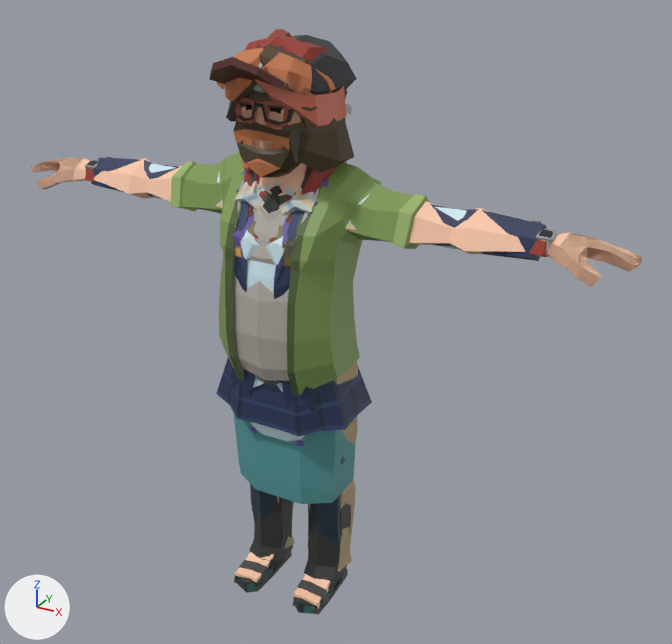
An edit to the FBX model Assets/Game/Animation/Character/Hummanoid/Character_Tree_Chop.fbx, drawn before and after from the same camera.
Both versions are drawn from a camera (50 mm lens) standing at (1.41, -2.27, 2.15) and looking at (0.11, 0.09, 0.97). Arrows for +X, +Y and +Z are at lower left; the lights stay in place. Where no turn or scale is listed for an object, it has been applied to the vertices.

Objects in the first picture: 'Character_Daughter_01', 'Character_Father_01', 'Character_Father_02', 'Character_Mother_01', 'Character_Mother_02', 'Character_SchoolBoy_01', 'Character_SchoolGirl_01', 'Character_ShopKeeper_01', 'Character_Son_01'.
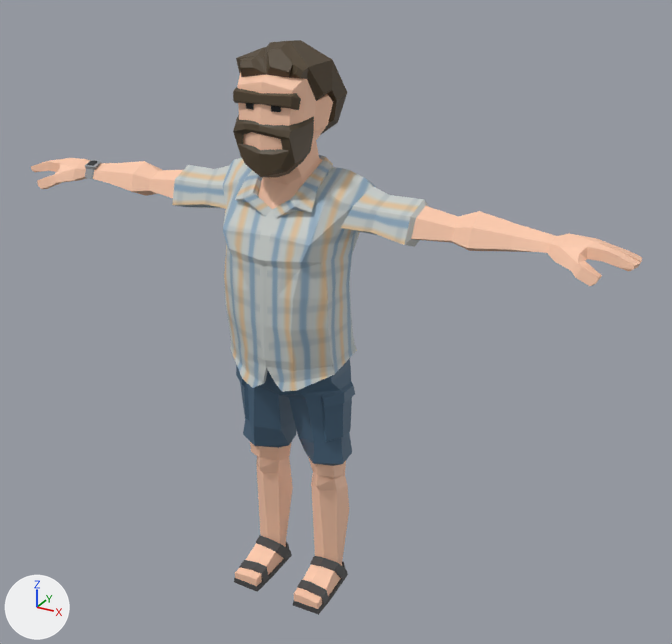
The change in detail:
Object 'Character_Father_02' (ob_character_father_02) is deleted.
Object 'Character_Daughter_01' (ob_character_daughter_01) is deleted.
Object 'Character_Mother_01' (ob_character_mother_01) is deleted.
Object 'Character_Mother_02' (ob_character_mother_02) is deleted.
Object 'Character_ShopKeeper_01' (ob_character_shopkeeper_01) is deleted.
Object 'Character_SchoolGirl_01' (ob_character_schoolgirl_01) is deleted.
Object 'Character_Son_01' (ob_character_son_01) is deleted.
Object 'Character_SchoolBoy_01' (ob_character_schoolboy_01) is deleted.

Pixel boxes [x1, y1, x2, y2] of what changed, in the pictures (672 x 644 px):
'Character_Father_02', deleted
    before: [73, 48, 642, 609]
'Character_Mother_01', deleted (cyan)
    before: [65, 29, 583, 614]
'Character_SchoolBoy_01', deleted
    before: [91, 37, 546, 588]
'Character_Son_01', deleted
    before: [31, 36, 641, 604]
'Character_SchoolGirl_01', deleted (blue)
    before: [92, 45, 583, 612]
'Character_Daughter_01', deleted
    before: [68, 35, 584, 573]
'Character_Mother_02', deleted
    before: [70, 83, 582, 613]
'Character_ShopKeeper_01', deleted
    before: [75, 84, 639, 264]
'Character_Father_01', unchanged, uncovered by the edit
    before: [85, 88, 356, 615]
    after: [31, 40, 642, 615]
